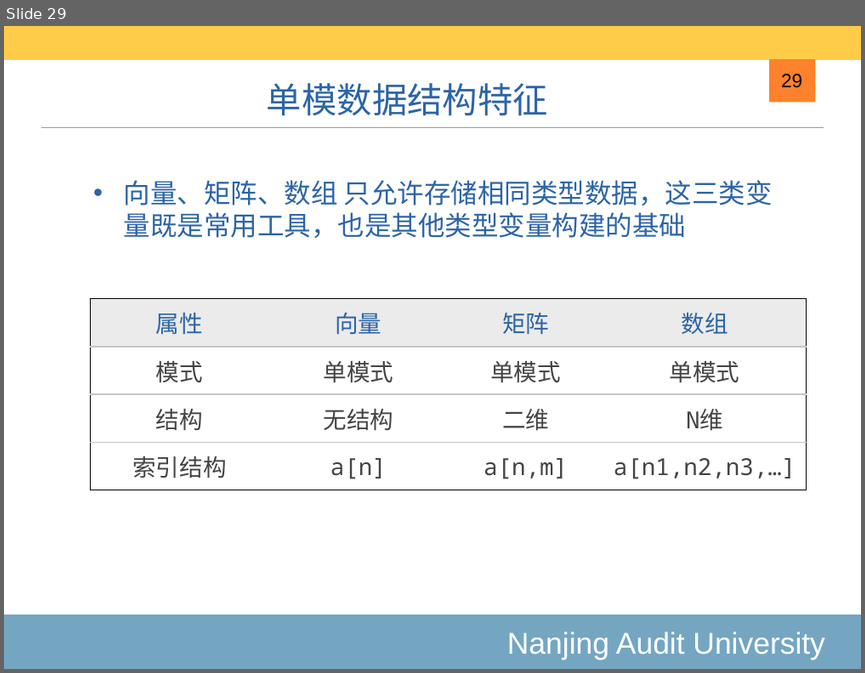
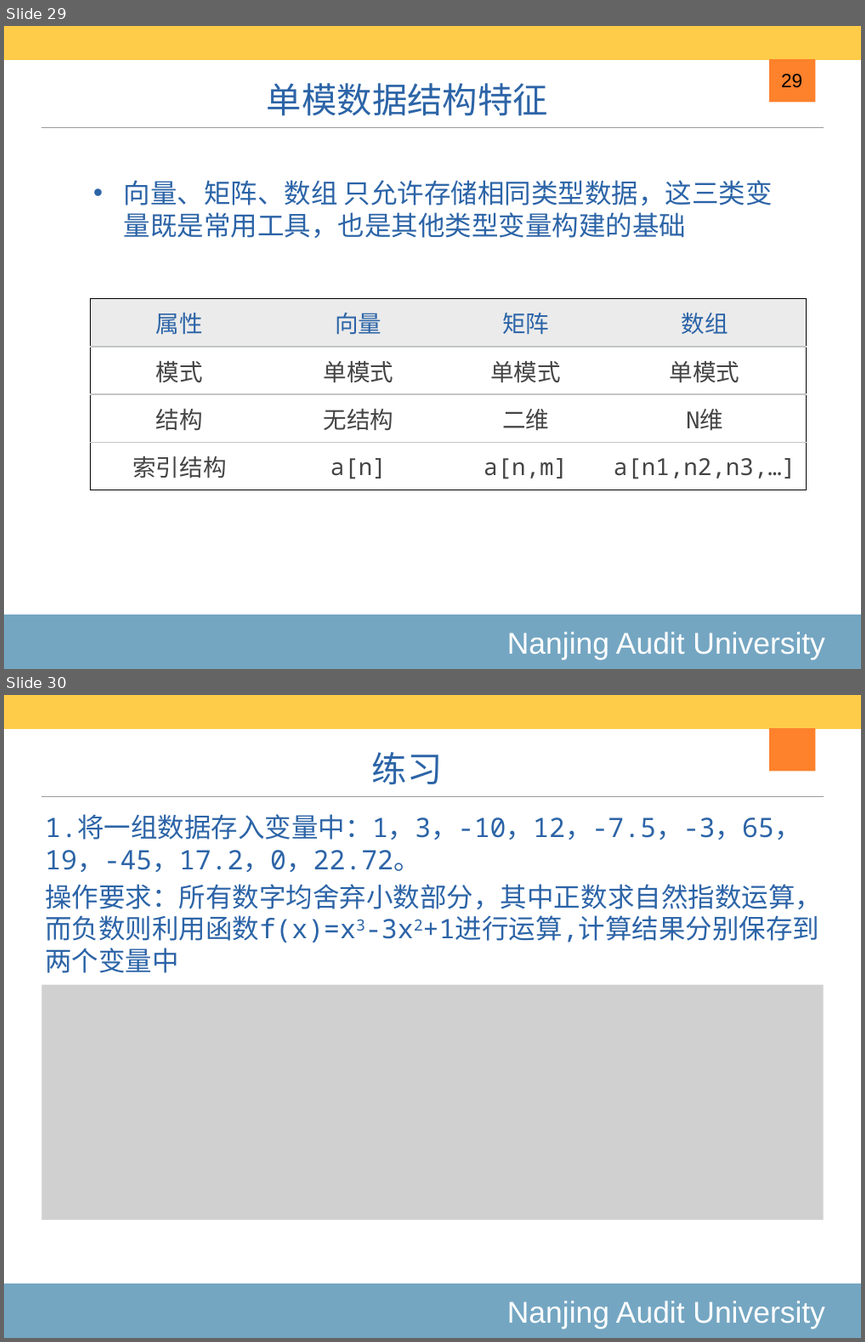
Before and after one commit to exoplanetX/DataAnalytics, a slide deck: 2019-2-基础数据结构.pptx. Shown one above the other, each under a label of ours: slide 29 before the commit, slides 29 and 30 after it. The pictures are 865x673 and 865x1342 pixels, drawn with LibreOffice and Linux fonts; fonts in the diff are those of the drawing; grey boxes stand for pictures. Boxes give left, top, right and bottom in pixels: in the first picture for what was removed or moved away, otherwise in the second. Text is boxed around its words. In the diff, an @@ line names an element or a change of style, - is before the commit and + after.

```diff
--- a/2019-2-基础数据结构.pptx
+++ b/2019-2-基础数据结构.pptx
@@ slide 30 added at <box>4,695,861,1338</box>, background #FFFFFF; not listed: 4 template elements that a slide beside it also shows @@
@@ title added at <box>372,752,443,785</box>, 42 pt, text #2C64A7 @@
+练习
@@ text added at <box>45,814,822,973</box>, 32 pt, text #2C64A7 @@
+1.将一组数据存入变量中：1，3，-10，12，-7.5，-3，65，19，-45，17.2，0，22.72。
+操作要求：所有数字均舍弃小数部分，其中正数求自然指数运算，而负数则利用函数f(x)=x3-3x2+1进行运算,计算结果分别保存到两个变量中
@@ picture added at <box>41,984,823,1219</box> @@
```
